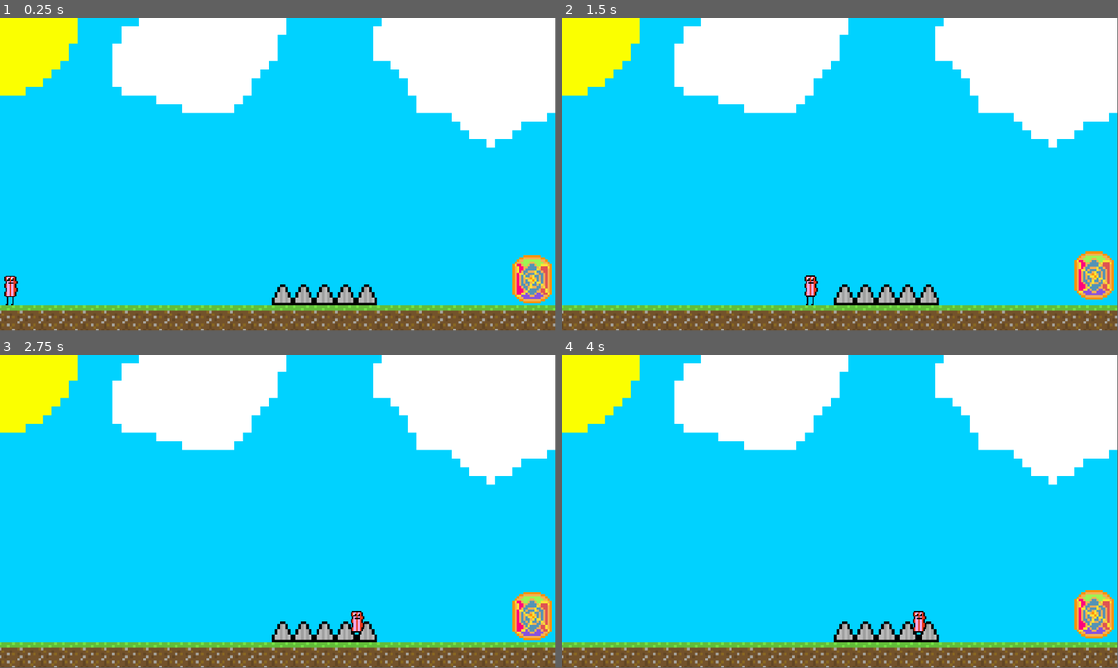
Above: before the commit, frames 1-4 (two rows, left to right).
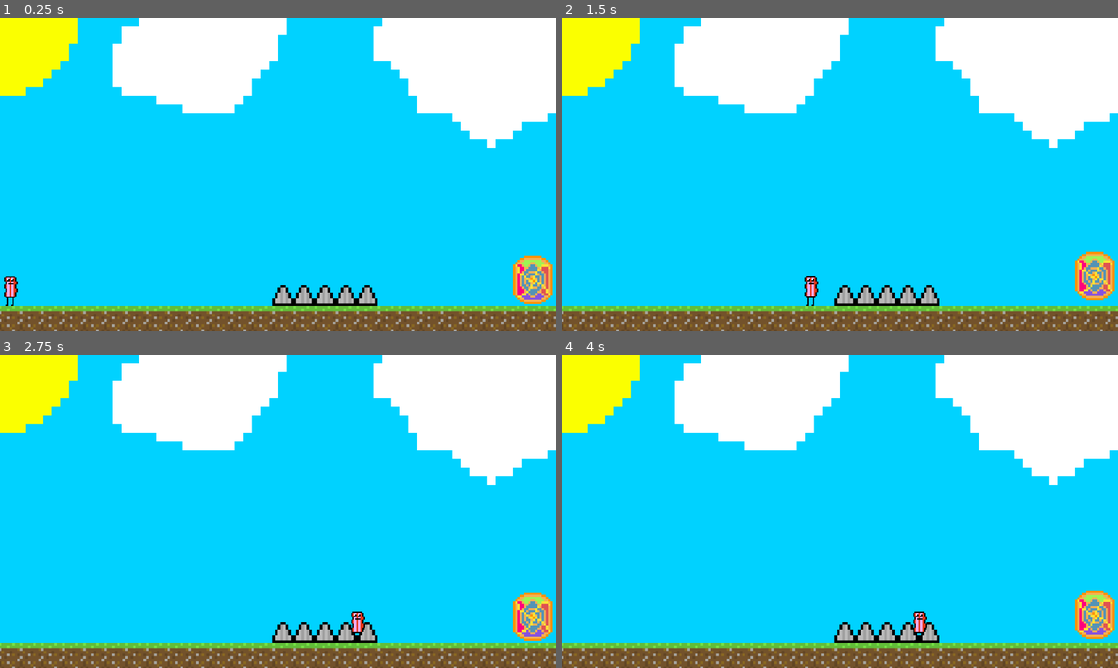
Above: after the commit, the same moments.

Repository: ericksonbak52/Godot-thingy
Game: Godot game, scene res://Scenes/game_root.tscn
The game is run twice, just before and just after one commit, with the same random seed, the same clock (stepped at 60 frames per second) and the same inputs.
Inputs:
- Up to frame 1 (0.25 s): no input
- Up to frame 2 (1.5 s): hold D (right) from 0.53 s (still down); tap W (up) at 0.77 s
- Up to frame 3 (2.75 s): tap W (up) at 1.52 s; release D (right) at 2.03 s; hold A (left) from 2.03 s (still down)
- Up to frame 4 (4 s): release A (left) at 2.78 s; hold D (right) from 2.78 s (still down); tap W (up) at 3.02, 3.77 s
In our replay, the window is 799x449 before the commit and 800x450 after it. These sizes can differ from the game's own. Grey fills any space a smaller window leaves; there, only what the larger window draws over its background counts as a difference.

The runs differ from the first frame. In frame 1, 2.6% of the frame differs, in the area x 0-100%, y 0-100%; in frame 2, 2.7%; in frame 3, 2.6%; in frame 4, 2.6%.

Commit message:
h

Diff:
--- a/Scenes/game_root.tscn
+++ b/Scenes/game_root.tscn
@@ -7,7 +7,7 @@
 [ext_resource type="Animation" uid="uid://cni4a4wpkosqv" path="res://animations/player_do.res" id="4_urf47"]
 
 [sub_resource type="Animation" id="Animation_yq6u2"]
-length = 0.001
+length = 10.0
 tracks/0/type = "value"
 tracks/0/imported = false
 tracks/0/enabled = true
--- a/project.godot
+++ b/project.godot
@@ -15,6 +15,12 @@
 config/features=PackedStringArray("4.3", "Forward Plus")
 boot_splash/bg_color=Color(0.927074, 0.193304, 0.648785, 1)
 config/icon="res://Assets/icon.svg"
+
+[display]
+
+window/size/mode=2
+window/stretch/mode="viewport"
+window/vsync/vsync_mode=0
 
 [editor]
 
@@ -47,3 +53,5 @@
 [rendering]
 
 textures/canvas_textures/default_texture_filter=0
+anti_aliasing/quality/screen_space_aa=1
+anti_aliasing/quality/use_taa=true
